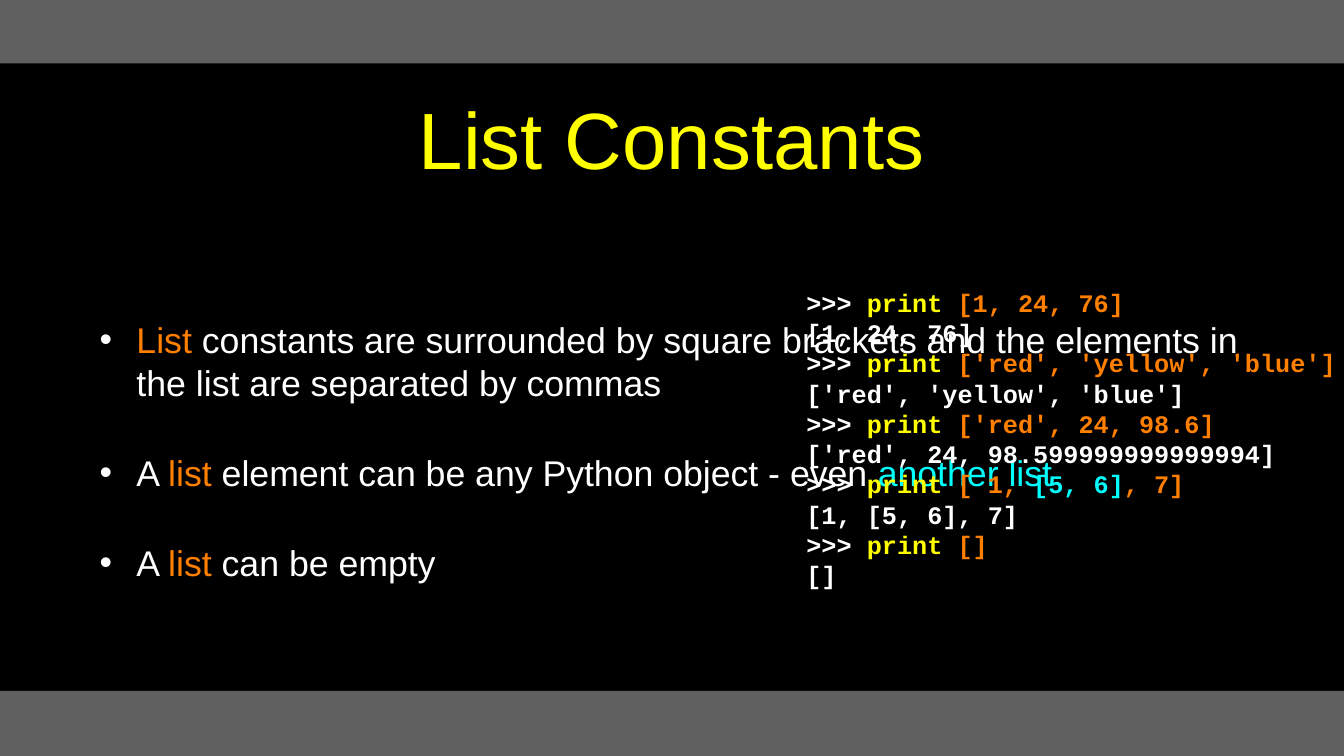
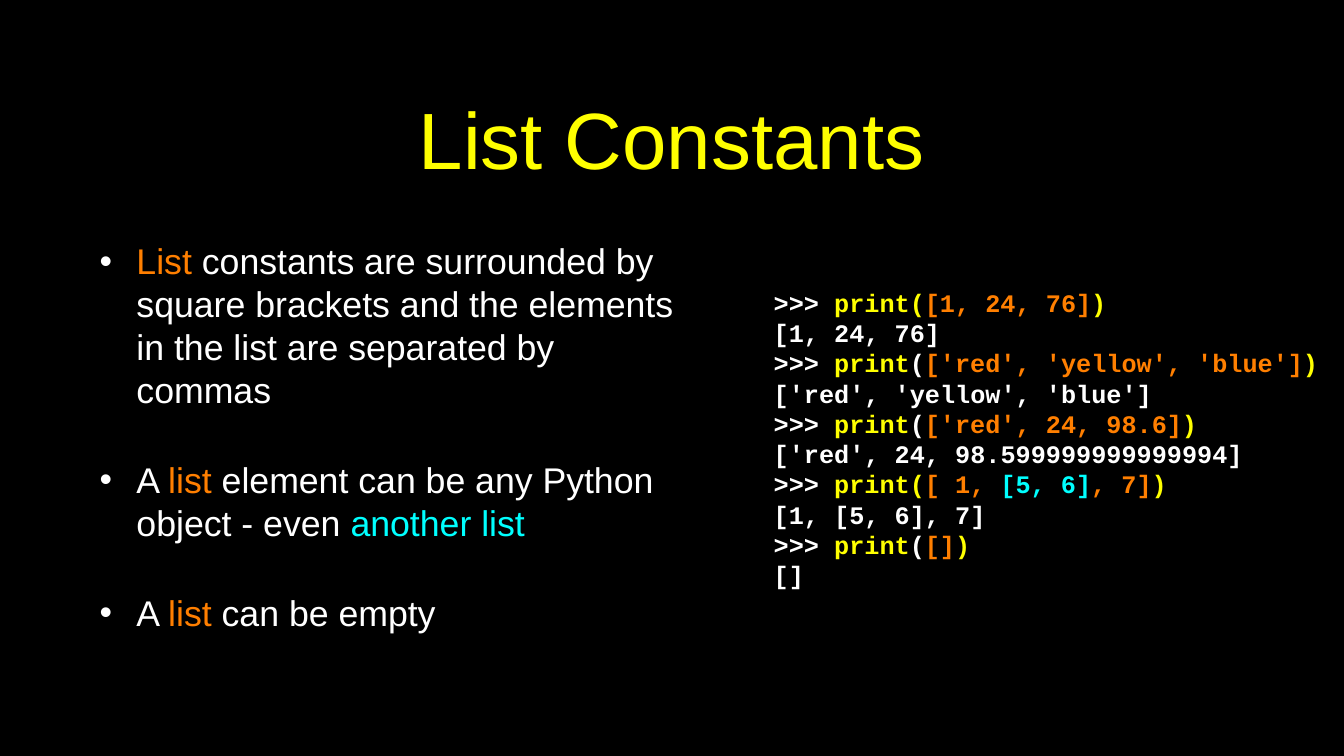
Before and after one commit to csev/py4e, a slide deck: slide 4 of lectures3/Pythonlearn-08-Lists.pptx. Drawn at 1344x756 pixels with LibreOffice and Linux fonts; fonts in the diff are those of the drawing. Boxes give left, top, right and bottom in pixels: in the first picture for what was removed or moved away, otherwise in the second. Text is boxed around its words. In the diff, an @@ line names an element or a change of style, - is before the commit and + after.

```diff
--- a/lectures3/Pythonlearn-08-Lists.pptx
+++ b/lectures3/Pythonlearn-08-Lists.pptx
@@ rectangle removed at (x1=0, y1=0, x2=1344, y2=63) @@
@@ text ">>> print([1, 24, 76])" moved from (x1=806, y1=293, x2=1336, y2=560) to (x1=774, y1=293, x2=1318, y2=560) @@
@@ text "List constants are surrounded by ..." rewrapped from (x1=136, y1=325, x2=1053, y2=583) to (x1=136, y1=248, x2=674, y2=633) @@
@@ text at (x1=834, y1=293, x2=1106, y2=318): text changed @@
->>> print [1, 24, 76]
+>>> print([1, 24, 76])
@@ text at (x1=834, y1=354, x2=1318, y2=378): text changed @@
->>> print ['red', 'yellow', 'blue']
+>>> print(['red', 'yellow', 'blue'])
@@ text at (x1=834, y1=414, x2=1197, y2=439): text changed @@
->>> print ['red', 24, 98.6]
+>>> print(['red', 24, 98.6])
@@ text at (x1=834, y1=475, x2=1166, y2=499): text changed; text colour #FF7F00 to #FFFF00 @@
->>> print [ 1, [5, 6], 7]
+>>> print([ 1, [5, 6], 7])
@@ text at (x1=834, y1=535, x2=970, y2=560): text changed @@
->>> print []
+>>> print([])
@@ rectangle at (x1=0, y1=691, x2=1344, y2=756): fill #606060 to #000000 @@
```
Also in this commit, not shown: 27 other slides changed, 10 other files.
